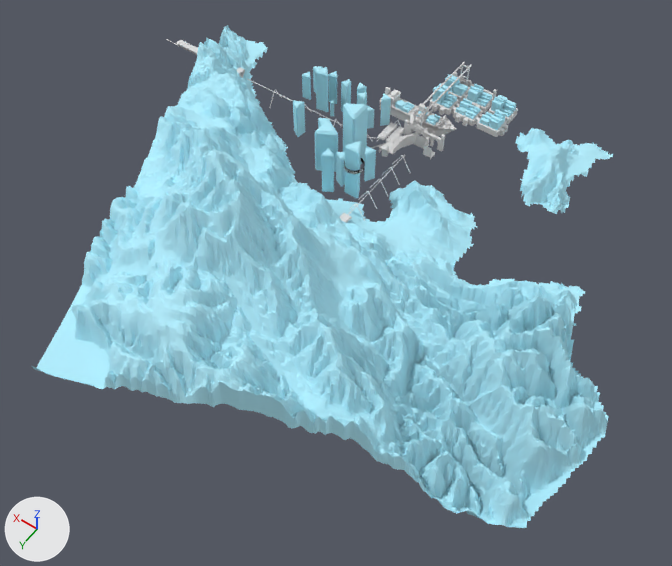
Two versions of the Blender file assets/lvl/Docks.blend, one commit apart.
One viewpoint serves both versions: a 50 mm lens placed at (-835.0, 1321.0, 1324.0), pointed at (-226.0, 469.0, -15.0). Lighting does not change. The marker at lower left points along +X, +Y and +Z.

Objects in the first picture: 'buildings.001', 'buildings.002', 'buildings.018', 'mountain.001', 'mountain.003', 'mountain_proxy'.
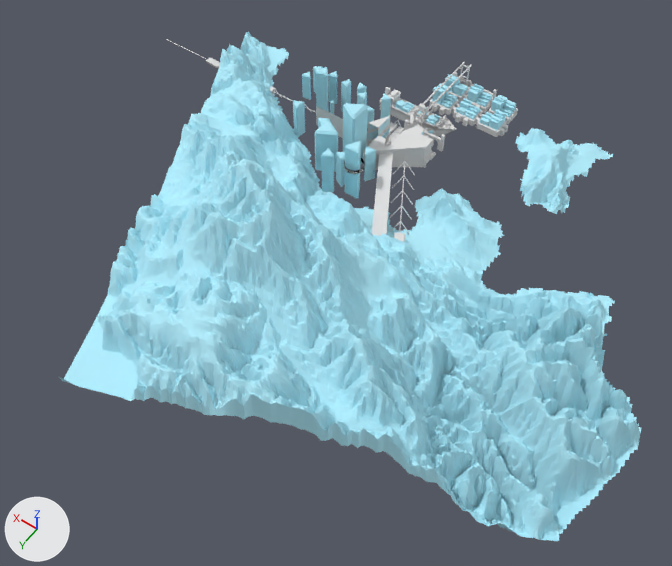
Where the newer file only moved an object's origin or applied its transform, the numbers keep the older frame.

Where the change shows, as pixel boxes (x1, y1, x2, y2) in the pictures (672 x 566 px):
'mountain_proxy', moved: before (32, 25, 609, 528); after (59, 32, 642, 541)
'buildings.018', reshaped: before (371, 119, 445, 159); after (316, 106, 445, 236)
'mountain.003', moved: before (176, 40, 245, 78); after (206, 58, 276, 94)
'support_proxy.001', moved, turned: before (381, 167, 400, 185); after (393, 161, 415, 175)
part 1 of me_cube_035, built on: before (371, 135, 431, 157); after (316, 106, 436, 236)

The change in detail:
me_cube_035 is used by ob_buildings_018; location (-149.0, 84.0, -2.0); rotation (0.0, 0.0, -3.142), in degrees (0, 0, -180).
me_cube_035 had 1001 vertices, 980 faces and spanned x -77.2..54.2, y -80.1..54.6, z -16.0..25.0.
me_cube_035 now has 2474 vertices, 2325 faces and spans x -199.3..123.6, y -309.1..54.6, z -16.0..62.3.
me_cube_035 part 1: 6 vertices moved from x -11.7..48.2, y -59.7..4.2, z 4.8..18.1 to x -11.7..50.2, y -64.5..4.8, z -8.4..16.4; 33 vertices removed from x -77.2..48.2, y -77.3..4.2, z -12.4..18.3; 1682 vertices added at x -199.3..123.6, y -309.1..4.8, z -15.0..62.3.
me_cube_035 now uses material mat_default2 (cyan #b6f0ff).
Object 'mountain_proxy' (ob_mountain_proxy) moves from (-216.0, 320.0, 59.0) to (-269.0, 309.0, 59.0).
Object 'support_proxy.001' (ob_support_proxy_001) moves from (-162.0, 192.0, 11.0) to (-175.0, 163.0, 11.0).
Object 'support_proxy.001' (ob_support_proxy_001) turns from (0, 0, -90) to (0, 0, -60) degrees about x, y and z.
Object 'mountain.003' (ob_mountain_003) moves from (349.0, 138.0, 12.0) to (271.0, 131.0, -6.0).
